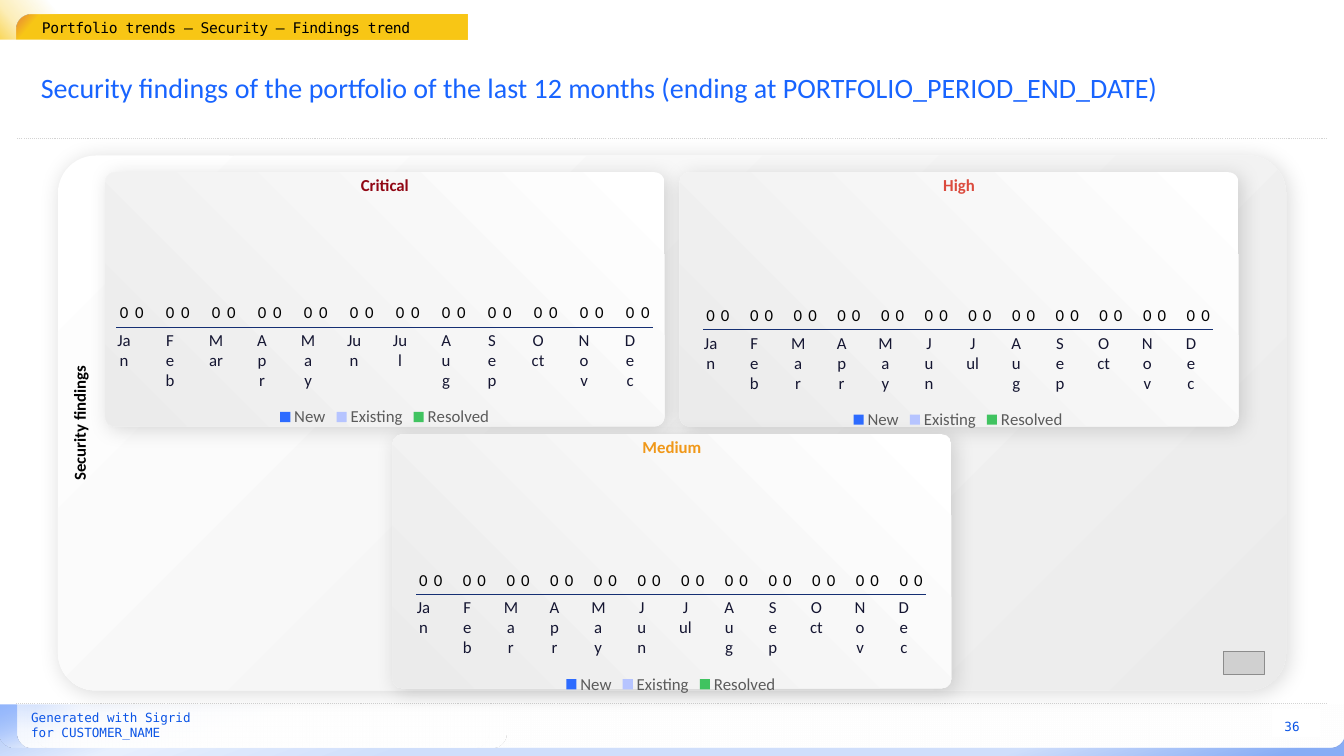
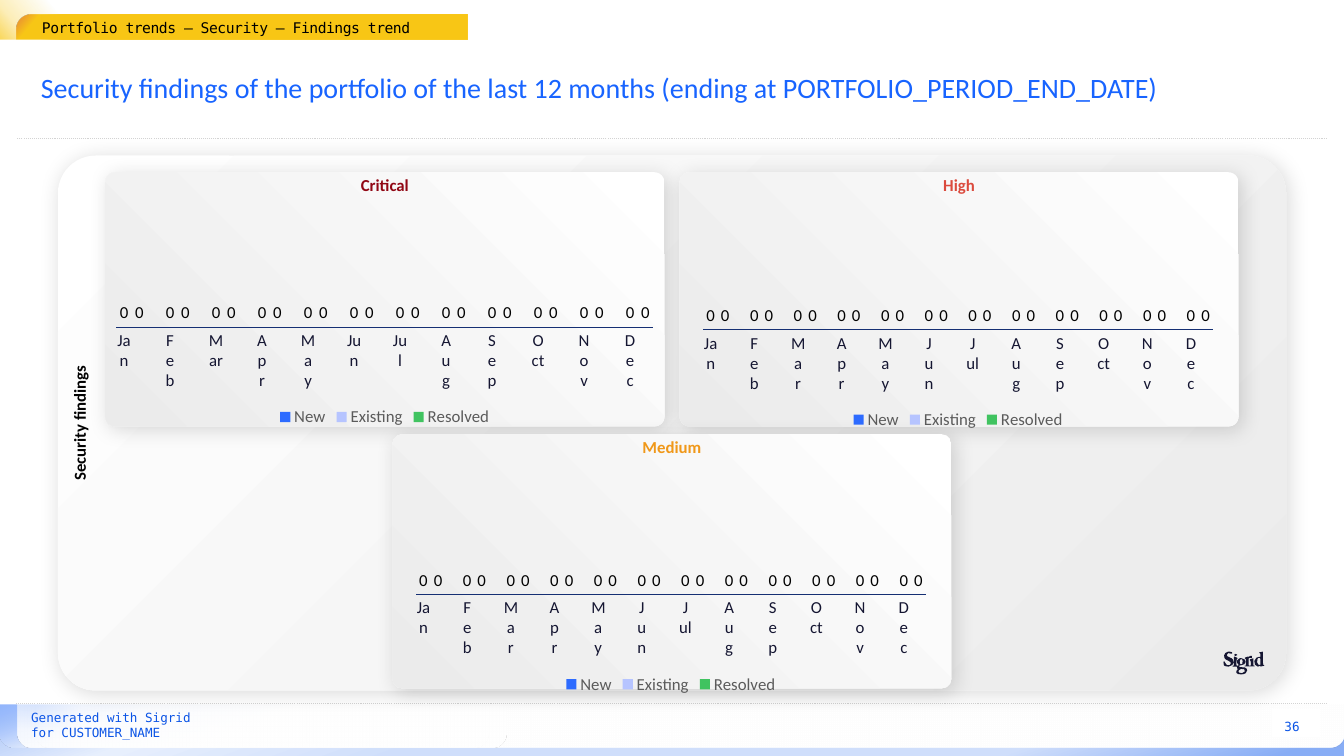
Before and after one commit to Software-Improvement-Group/sigrid-report-generator, a slide deck: slide 36 of src/report_generator/presets/templates/portfolio-change.pptx. Drawn at 1344x756 pixels with LibreOffice and Linux fonts; fonts in the diff are those of the drawing; grey boxes stand for pictures; background and template pictures are left out. Boxes give left, top, right and bottom in pixels: in the first picture for what was removed or moved away, otherwise in the second. Text is boxed around its words. In the diff, an @@ line names an element or a change of style, - is before the commit and + after.

```diff
--- a/src/report_generator/presets/templates/portfolio-change.pptx
+++ b/src/report_generator/presets/templates/portfolio-change.pptx
@@ picture removed at [1224,652,1265,676] @@
@@ freeform shape added at [1224,652,1265,676], fill #151632 @@
```
Also in this commit, not shown: 16 other slides changed, 9 other files.
